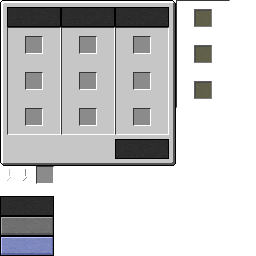
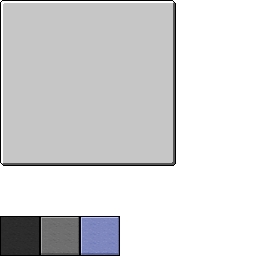
Comparing the layer stacks of the two 256x256 images. Changes:
hid "InterfaceTalent" over [0, 0, 230, 256]
showed "InterfaceClassSelector", painted on it over [0, 0, 230, 256]
